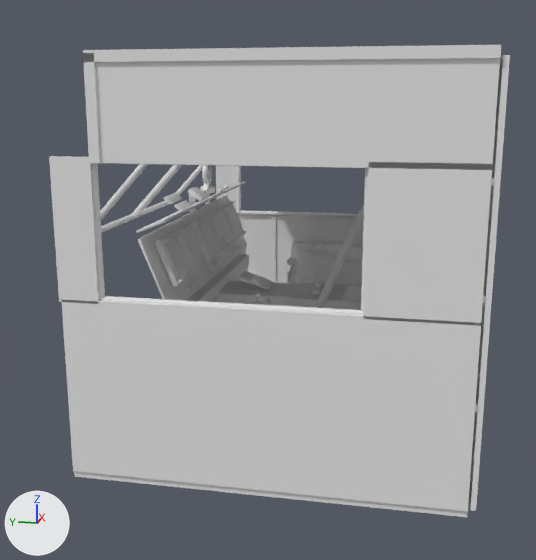
What one commit did to the glTF model assets/models/choppa/cockpit_mule.glb.
Camera for both pictures: a 50 mm lens placed at (-4.12, -0.46, 0.42), pointed at (-0.5, 0.26, -0.48). The lights are fixed; the arrows at lower left show +X, +Y and +Z. The older version comes first. Vertices at exactly the same position are counted once.

Names of what the first picture shows: 'frame', 'shell' and 3 more.
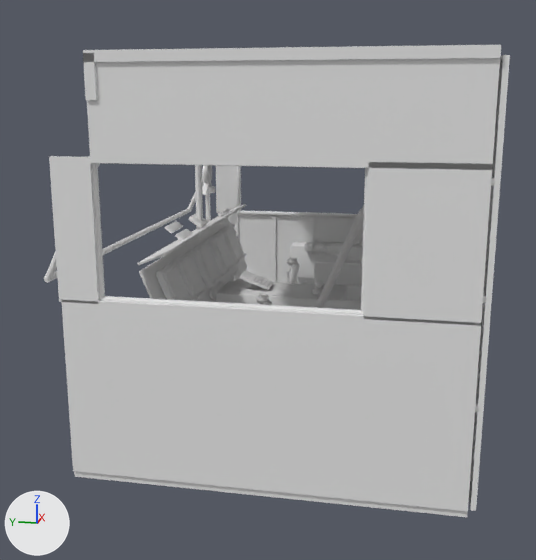
Diff of the bpy script that builds the scene:
```diff
--- a/assets/models/choppa/cockpit_mule.glb.py
+++ b/assets/models/choppa/cockpit_mule.glb.py
@@ me_tube_019 @@
 # used by ob_frame; location = (0.0, 0.0, 0.0)
-me_tube_019.from_pydata(...)  # 260 vertices, 468 faces; spans x -1.56..0.72, y -0.31..1.01, z -0.34..0.21
+me_tube_019.from_pydata(...)  # 260 vertices, 468 faces; spans x -1.56..0.72, y -0.31..1.01, z -0.34..0.43
+# me_tube_019 part 1: the loose piece of 20 vertices spanning x -1.06..-1.04, y 0.63..1.01, z -0.2..0.21 is multiplied about its middle by the matrix ((1.513, 0.107, 0.099), (-0.13, 1.455, 0.418), (-0.065, -0.425, 1.458)), then moved by (-0.34, 0.0, 0.05)
+# me_tube_019 part 2: the loose piece of 20 vertices spanning x -0.44..-0.4, y 0.63..1.01, z -0.2..0.21 is multiplied about its middle by the matrix ((1.334, 0.15, 0.138), (-0.204, 0.981, 0.905), (0.0, -0.916, 0.992)), then moved by (0.0, -0.18, 0.05)
+# me_tube_019 part 3: the loose piece of 20 vertices spanning x 0.2..0.22, y 0.63..1.01, z -0.2..0.21 is multiplied about its middle by the matrix ((1.513, 0.107, 0.099), (-0.13, 1.455, 0.418), (-0.065, -0.425, 1.458)), then moved by (0.34, 0.0, 0.05)
+# me_tube_019 part 4: the loose piece of 20 vertices spanning x -1.06..0.22, y 0.99..1.01, z -0.2..-0.18 is scaled about its middle by (1.53, 1, 1), then moved by (0.0, 0.0, -0.11)
+# other edits to the shape of me_tube_019 do not show in these pictures
 me_tube_019.materials.append(mat_paint)
@@ me_cube @@
 # used by ob_shell; location = (0.0, 0.0, 0.0)
-me_cube.from_pydata(...)  # 23283 vertices, 43276 faces; spans x -1.59..0.75, y -0.77..0.86, z -1.14..0.58
+me_cube.from_pydata(...)  # 23123 vertices, 42976 faces; spans x -1.59..0.75, y -0.77..0.86, z -1.14..0.58
+# me_cube part 5: the loose piece of 56 vertices spanning x -1.17..0.33, y 0.56..0.69, z -0.48..-0.16 is moved by (0.0, 0.0, -0.14)
+# me_cube part 6: the loose piece of 8 vertices spanning x -1.17..0.33, y 0.55..0.57, z -0.63..-0.6 is moved by (0.0, 0.0, -0.11)
+# me_cube part 7: 213 loose pieces with 9037 vertices, spanning x -1.18..0.34, y 0.51..0.73, z -0.56..-0.03, are deleted
+# me_cube part 8: 2 vertices moved within x -0.36..0.03, y 0.6..0.67, z -0.24..-0.18; 455 vertices removed from x -1.19..0.35, y 0.54..0.73, z -0.47..-0.17; 9332 vertices added at x -1.19..0.35, y 0.51..0.73, z -0.7..-0.17
+# me_cube part 9: 4 vertices removed from x -1.59..0.75, y 0.66..0.7, z 0.19; 4 vertices added at x -1.59..0.75, y 0.66..0.7, z 0.41
+# other edits to the shape of me_cube do not show in these pictures
 me_cube.materials.append(mat_paint)
```

Location of each change, [x1, y1, x2, y2] in pixels of the pictures (536 x 560 px; the box of a moved part takes in the faces that stretch with it):
'frame', reshaped: before [92, 163, 369, 315]; after [44, 163, 369, 315]
part 1 of me_tube_019, moved or reshaped: before [100, 164, 148, 220]; after [45, 163, 100, 280]
part 2 of me_tube_019, moved or reshaped: before [132, 165, 182, 218]; after [195, 165, 203, 239]
part 3 of me_tube_019, moved or reshaped: before [176, 165, 203, 195]; after [188, 165, 212, 210]
part 4 of me_tube_019, moved or reshaped: before [101, 200, 170, 232]; after [44, 208, 192, 283]
part 5 of me_cube, moved or reshaped: before [138, 195, 247, 300]; after [139, 218, 247, 302]
part 6 of me_cube, moved or reshaped (not visible afterwards): before [211, 266, 248, 302]
part 7 of me_cube, deleted: before [136, 181, 249, 302]
part 8 of me_cube, cut back: before [173, 193, 246, 300]; after [137, 193, 247, 302]
part 9 of me_cube, moved or reshaped: before [83, 53, 101, 163]; after [83, 53, 97, 100]
